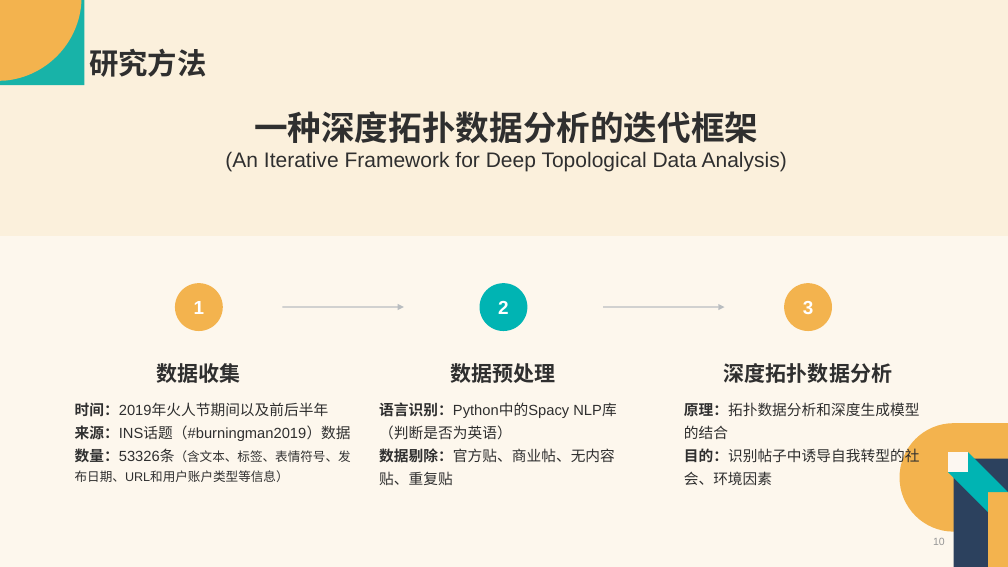
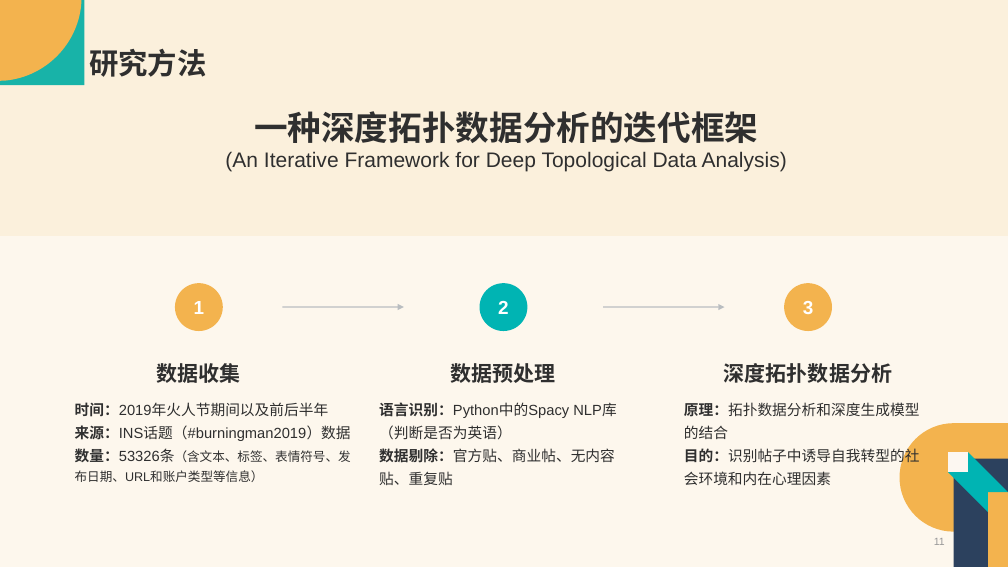
Before and after one commit to Vaelubo/Research, a slide deck: slide 11 of SSCI文章汇报.pptx (slide 10 before the commit). Drawn at 1008x567 pixels with LibreOffice and Linux fonts; fonts in the diff are those of the drawing. Boxes give left, top, right and bottom in pixels: in the first picture for what was removed or moved away, otherwise in the second. Text is boxed around its words. In the diff, an @@ line names an element or a change of style, - is before the commit and + after.

```diff
--- a/SSCI文章汇报.pptx
+++ b/SSCI文章汇报.pptx
@@ text at box(75, 448, 351, 482): text changed @@
-数量：53326条（含文本、标签、表情符号、发布日期、URL和用户账户类型等信息）
+数量：53326条（含文本、标签、表情符号、发布日期、URL和账户类型等信息）
@@ text at box(684, 446, 920, 486): text changed @@
-目的：识别帖子中诱导自我转型的社会、环境因素
+目的：识别帖子中诱导自我转型的社会环境和内在心理因素
@@ page number at box(934, 538, 945, 545): text changed @@
-10
+11
```
Also in this commit, not shown: 10 other slides changed, 2 slides added, 1 slide removed, 2 other files.
